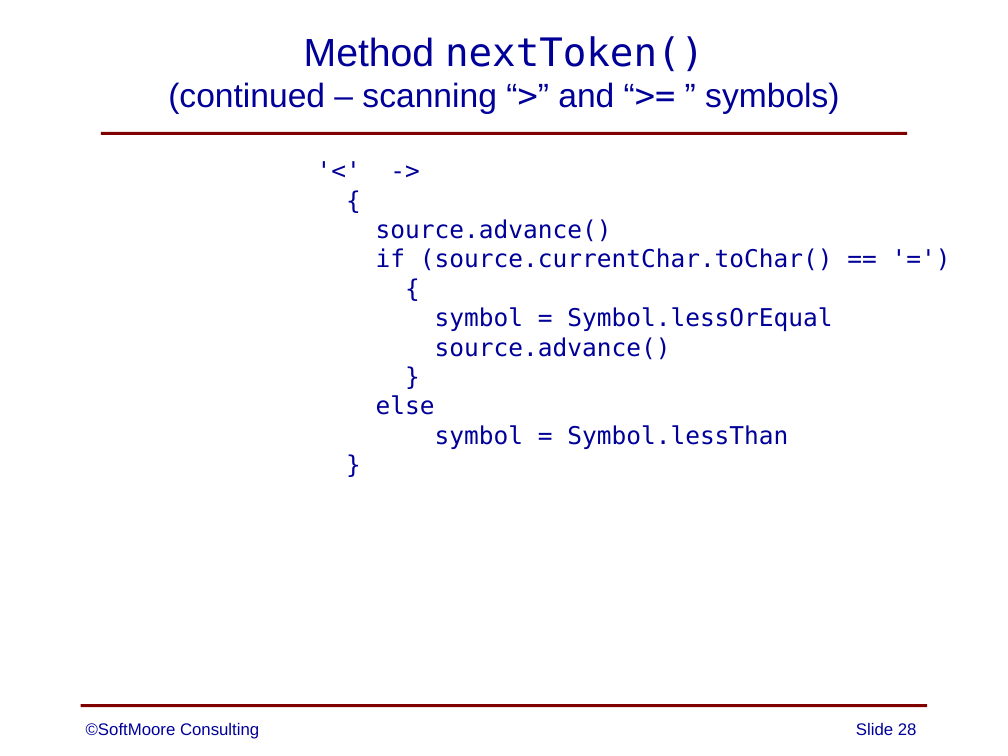
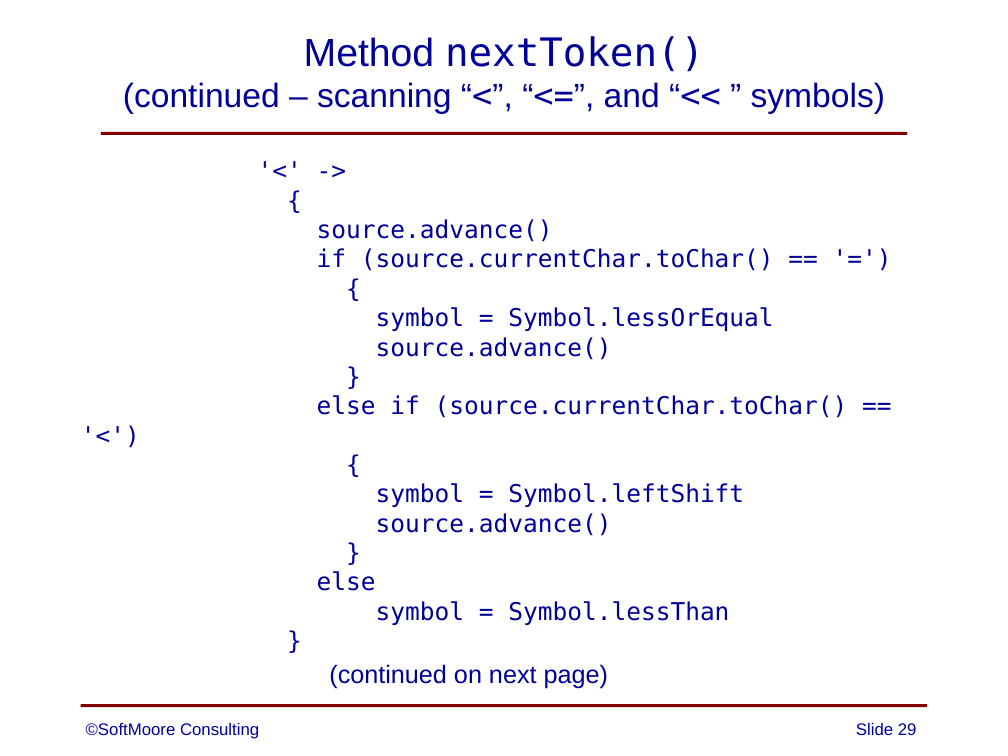
Before and after one commit to SoftMoore/CPRL-Kt-3rd, a slide deck: slide 29 of PowerPoints/05 - Lexical Analysis.pptx (slide 28 before the commit). Drawn at 1008x756 pixels with LibreOffice and Linux fonts; fonts in the diff are those of the drawing. Boxes give left, top, right and bottom in pixels: in the first picture for what was removed or moved away, otherwise in the second. Text is boxed around its words. In the diff, an @@ line names an element or a change of style, - is before the commit and + after.

```diff
--- a/PowerPoints/05 - Lexical Analysis.pptx
+++ b/PowerPoints/05 - Lexical Analysis.pptx
@@ title at (123,36,885,114): text changed @@
-Method nextToken()
-(continued – scanning “>” and “>= ” symbols)
+Method nextToken()
+(continued – scanning “<”, “<=”, and “<< ” symbols)
@@ text at (317,395,848,536): paragraphs added @@
+else if (source.currentChar.toChar() == '<')
+{
+symbol = Symbol.leftShift
+source.advance()
+}
@@ text added at (329,664,608,689), 18 pt, text #000099 @@
+(continued on next page)
@@ page number at (856,723,917,735): text changed @@
-Slide 28
+Slide 29
```
Also in this commit, not shown: 1 other slide changed, 1 slide added.
